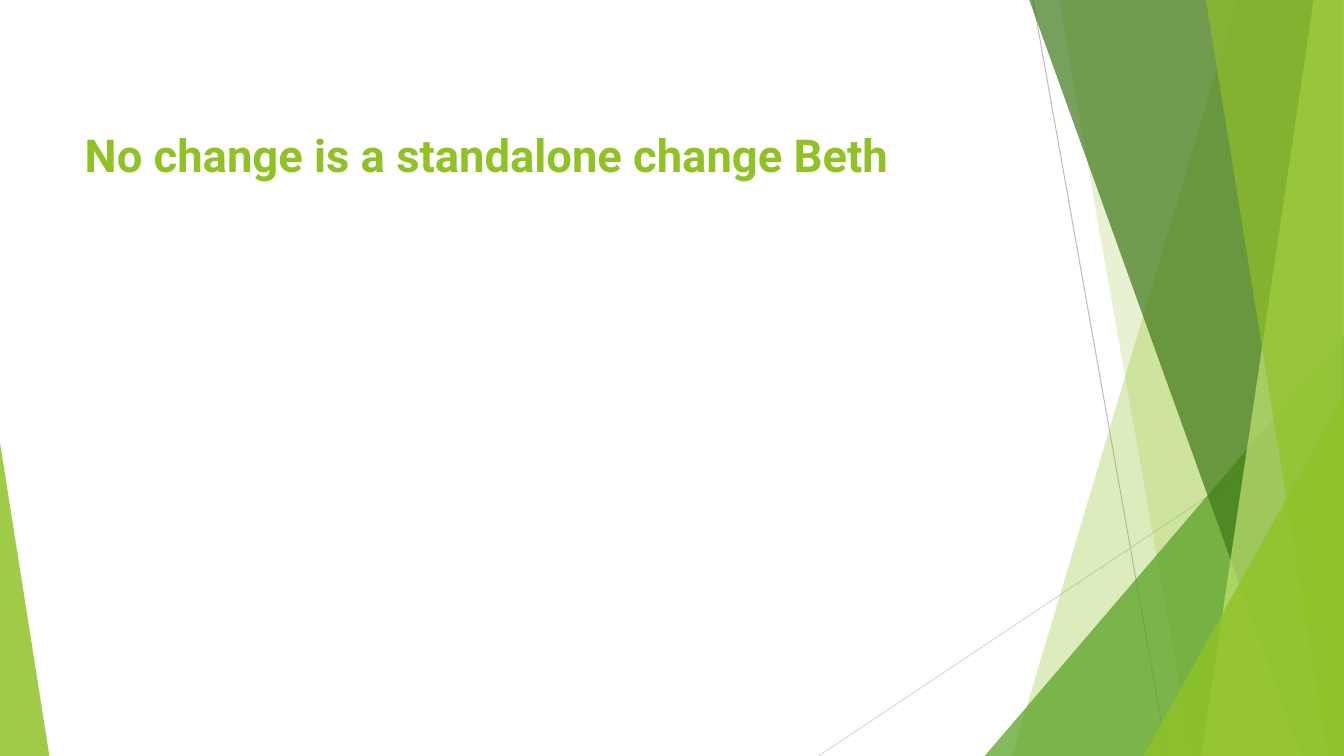
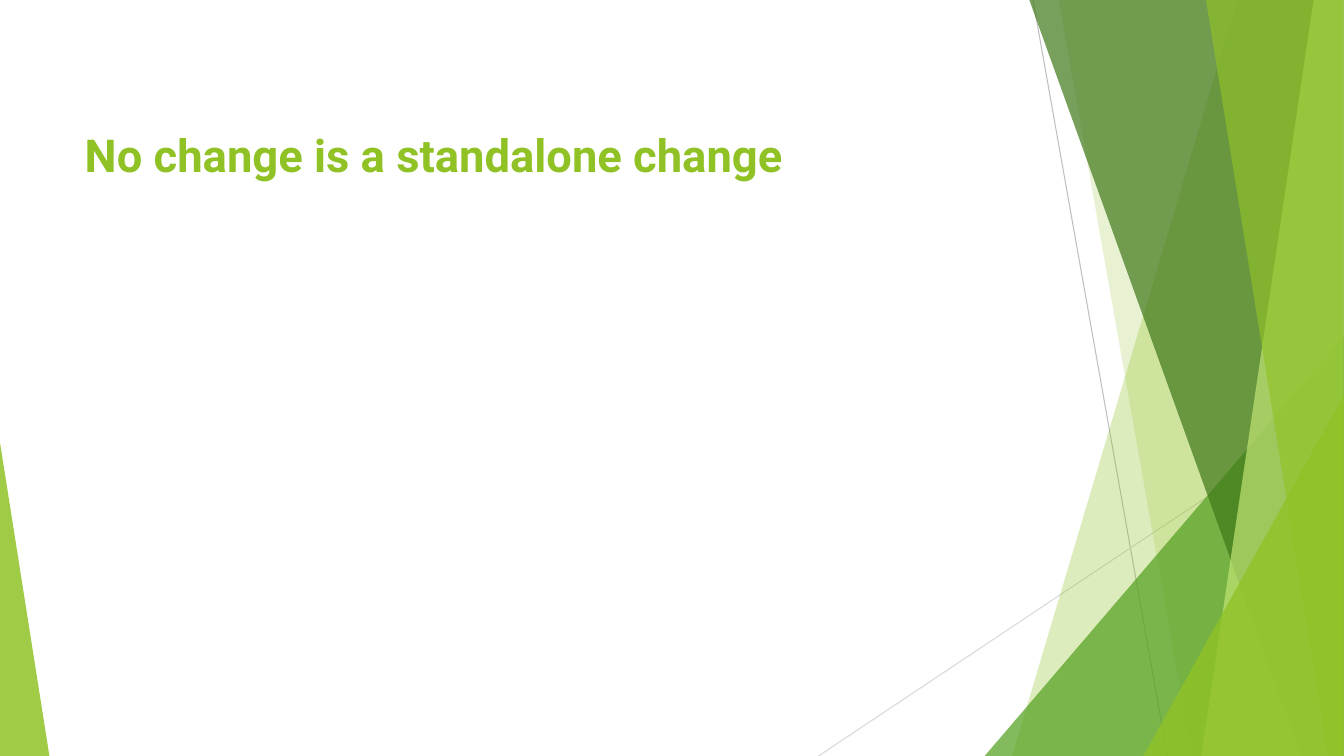
Before and after one commit to Project6/Planit, a slide deck: slide 15 of Final Project Documentation/CSC521.pptx (slide 14 before the commit). Drawn at 1344x756 pixels with LibreOffice and Linux fonts; fonts in the diff are those of the drawing. Boxes give left, top, right and bottom in pixels: in the first picture for what was removed or moved away, otherwise in the second. Text is boxed around its words. In the diff, an @@ line names an element or a change of style, - is before the commit and + after.

```diff
--- a/Final Project Documentation/CSC521.pptx
+++ b/Final Project Documentation/CSC521.pptx
@@ title at [85,138,782,182]: text changed @@
-No change is a standalone change Beth
+No change is a standalone change
```
Also in this commit, not shown: 3 other slides changed, 6 slides added, 2 slides removed.
